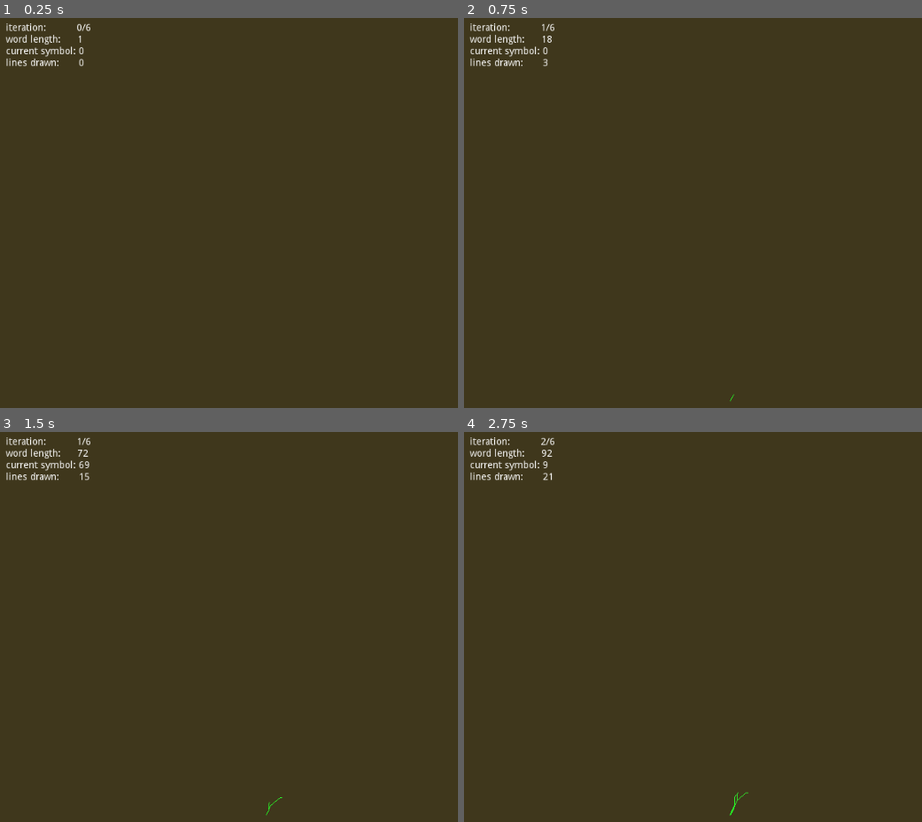
Above: before the commit, frames 1-4 (two rows, left to right).
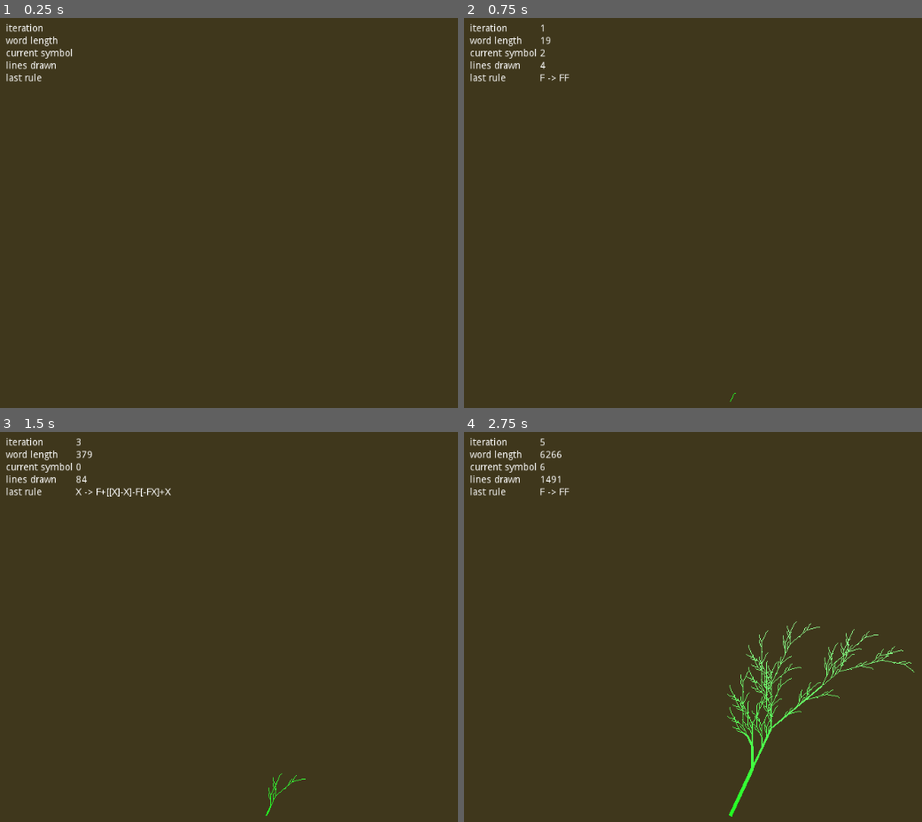
Above: after the commit, the same moments.

Repository: hansi-c/growth
Game: Godot game, scene res://grow_smooth_iterations.tscn
Two runs of this game, one before a commit and one after it. Both use one fixed random seed, a clock stepped at 60 frames per second and the inputs below.
Inputs:
- Up to frame 1 (0.25 s): no input
- Up to frame 2 (0.75 s): tap Enter (ui_accept) at 0.5 s; hold Space (next_step) from 0.53 s (still down)
- Up to frame 3 (1.5 s): tap Enter (ui_accept) at 0.77, 0.8, 1.07, 1.35 s; release Space (next_step) at 1.28 s
- Up to frame 4 (2.75 s): tap Enter (ui_accept) at 1.52, 1.82, 2.3 s; tap Space (next_step) at 1.55 s; hold Space (next_step) from 2.03 s (still down)

The runs differ from the first frame. In frame 1, 0.7% of the frame differs, in the area x 1-20%, y 1-17%; in frame 2, 0.8%; in frame 3, 1.1%; in frame 4, 2.6%, in the area x 1-99%, y 1-99%.

Commit message:
show stats in a nice grid layout

Diff:
--- a/Grammars.gd
+++ b/Grammars.gd
@@ -69,3 +69,18 @@
 		"0" : "1[0]0"
 	}
 	return result
+
+func tomato_grammar() -> Grammar:
+	var result = Grammar.new()
+	result.variables = ["X", # no drawing. only controls the curve
+											"F"] # draw forward
+	result.constants = ["+", # turn left 25 degrees
+											"-", # turn right 25 degrees
+											"[", # push position and angle
+											"]"] # pop position and angle
+	result.start = "X"
+	result.rules = {
+		"X" : "F[-X]+X",
+		"F" : "FF"
+	}
+	return result
--- a/grow_smooth_iterations.gd
+++ b/grow_smooth_iterations.gd
@@ -12,8 +12,15 @@
 var _25degrees = deg2rad(25.0)
 var start_angle = Vector2.UP.angle() + _25degrees
 var state = PlantState.new()
+var last_rule # used only for stats
 
 onready var stats_label = get_node("StatsLabel")
+
+signal update_iteration(bla)
+signal update_word_length(bla)
+signal update_current_symbol(bola)
+signal update_lines_drawn(bla)
+signal update_last_rule(bla)
 
 func _ready():
 	word = grammar.start
@@ -23,10 +30,13 @@
 	if has_next_iteration():
 		if is_iteration_finished():
 			next_iteration()
-			update_stats_label()
 		elif Input.is_action_pressed("next_step") and has_next_rule():
 			next_rule()
-			update_stats_label()
+		elif Input.is_action_just_pressed("ui_accept"):
+			while has_next_rule():
+				next_rule()
+#		update_stats_label()
+		update_stats()
 
 func _process(_delta):
 	update()
@@ -57,6 +67,7 @@
 	var rule = word[current_symbol]
 	word = grammar.apply_rule(word, current_symbol)
 	var production = grammar.rules[rule]
+	last_rule = "%s -> %s" % [rule, production]
 	current_symbol += production.length()
 	generate_lines()
 
@@ -99,3 +110,10 @@
 	var text = "iteration:           %s/%s\nword length:      %s\ncurrent symbol: %s\nlines drawn:       %s" % [
 		current_iteration, iterations, word.length(), current_symbol, lines.size()]
 	stats_label.set_text(text)
+
+func update_stats():
+	emit_signal("update_iteration", current_iteration)
+	emit_signal("update_word_length", word.length())
+	emit_signal("update_current_symbol", current_symbol)
+	emit_signal("update_lines_drawn", lines.size())
+	emit_signal("update_last_rule", last_rule)
--- a/grow_smooth_iterations.tscn
+++ b/grow_smooth_iterations.tscn
@@ -1,6 +1,8 @@
-[gd_scene load_steps=4 format=2]
+[gd_scene load_steps=6 format=2]
 
 [ext_resource path="res://grow_smooth_iterations.gd" type="Script" id=1]
+[ext_resource path="res://stats.tscn" type="PackedScene" id=2]
+[ext_resource path="res://stats.gd" type="Script" id=3]
 
 [sub_resource type="Shader" id=1]
 code = "shader_type canvas_item;
@@ -30,8 +32,9 @@
 
 [node name="ColorRect" type="ColorRect" parent="."]
 material = SubResource( 2 )
+margin_top = 0.799988
 margin_right = 1024.0
-margin_bottom = 600.0
+margin_bottom = 600.8
 color = Color( 1, 1, 1, 0 )
 script = ExtResource( 1 )
 __meta__ = {
@@ -41,6 +44,7 @@
 branch_length = 4.0
 
 [node name="StatsLabel" type="Label" parent="ColorRect"]
+visible = false
 margin_left = 24.0
 margin_top = 32.0
 margin_right = 66.0
@@ -49,3 +53,16 @@
 __meta__ = {
 "_edit_use_anchors_": false
 }
+
+[node name="Grid" parent="ColorRect" instance=ExtResource( 2 )]
+margin_left = 24.0
+margin_top = 32.0
+margin_right = -600.0
+margin_bottom = -368.0
+script = ExtResource( 3 )
+
+[connection signal="update_current_symbol" from="ColorRect" to="ColorRect/Grid" method="_on_update_current_symbol"]
+[connection signal="update_iteration" from="ColorRect" to="ColorRect/Grid" method="_on_update_iteration"]
+[connection signal="update_last_rule" from="ColorRect" to="ColorRect/Grid" method="_on_update_last_rule"]
+[connection signal="update_lines_drawn" from="ColorRect" to="ColorRect/Grid" method="_on_update_lines_drawn"]
+[connection signal="update_word_length" from="ColorRect" to="ColorRect/Grid" method="_on_update_word_length"]
--- a/grow_wheat.gd
+++ b/grow_wheat.gd
@@ -7,9 +7,11 @@
 var current_iteration = 0
 var word = ""
 var lines = []
-var grammar = Grammars.wheat_grammar()
+#var grammar = Grammars.wheat_grammar()
+var grammar = Grammars.tomato_grammar()
 var _25degrees = deg2rad(25.0)
-var start_angle = Vector2.UP.angle() + _25degrees
+#var start_angle = Vector2.UP.angle() + _25degrees
+var start_angle = Vector2.UP.angle()
 var tomatoes = []
 
 func _ready():
--- /dev/null
+++ b/stats.gd
@@ -0,0 +1,16 @@
+extends GridContainer
+
+func _on_update_iteration(value):
+	get_node("iteration_value").set_text(str(value))
+
+func _on_update_word_length(value):
+	get_node("word_length_value").set_text(str(value))
+
+func _on_update_current_symbol(value):
+	get_node("current_symbol_value").set_text(str(value))
+
+func _on_update_lines_drawn(value):
+	get_node("lines_drawn_value").set_text(str(value))
+
+func _on_update_last_rule(value):
+	get_node("last_rule_value").set_text(str(value))
--- /dev/null
+++ b/stats.tscn
@@ -0,0 +1,69 @@
+[gd_scene format=2]
+
+[node name="Grid" type="GridContainer"]
+anchor_right = 1.0
+anchor_bottom = 1.0
+margin_right = -624.0
+margin_bottom = -400.0
+columns = 2
+__meta__ = {
+"_edit_use_anchors_": false
+}
+
+[node name="iteration_key" type="Label" parent="."]
+margin_right = 97.0
+margin_bottom = 14.0
+text = "iteration"
+
+[node name="iteration_value" type="Label" parent="."]
+margin_left = 101.0
+margin_right = 101.0
+margin_bottom = 14.0
+
+[node name="word_length_key" type="Label" parent="."]
+margin_top = 18.0
+margin_right = 97.0
+margin_bottom = 32.0
+text = "word length"
+
+[node name="word_length_value" type="Label" parent="."]
+margin_left = 101.0
+margin_top = 18.0
+margin_right = 101.0
+margin_bottom = 32.0
+
+[node name="current_symbol_key" type="Label" parent="."]
+margin_top = 36.0
+margin_right = 97.0
+margin_bottom = 50.0
+text = "current symbol"
+
+[node name="current_symbol_value" type="Label" parent="."]
+margin_left = 101.0
+margin_top = 36.0
+margin_right = 101.0
+margin_bottom = 50.0
+
+[node name="lines_drawn_key" type="Label" parent="."]
+margin_top = 54.0
+margin_right = 97.0
+margin_bottom = 68.0
+text = "lines drawn"
+
+[node name="lines_drawn_value" type="Label" parent="."]
+margin_left = 101.0
+margin_top = 54.0
+margin_right = 101.0
+margin_bottom = 68.0
+
+[node name="last_rule_key" type="Label" parent="."]
+margin_top = 72.0
+margin_right = 97.0
+margin_bottom = 86.0
+text = "last rule"
+
+[node name="last_rule_value" type="Label" parent="."]
+margin_left = 101.0
+margin_top = 72.0
+margin_right = 101.0
+margin_bottom = 86.0
